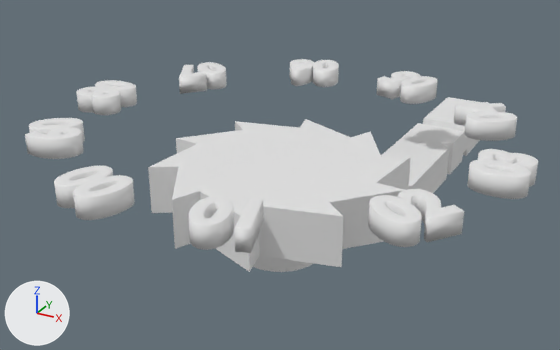
A saved change to the Blender file TriggerSystem.blend.
Rendered twice from a camera (50 mm lens) standing at (33.9, -62.0, 28.5) and looking at (-3.6, 6.2, -5.5). Every picture has the same lights, and +X, +Y and +Z are marked at lower left.

Names of what the first picture shows: 'Cube.001', 'Cylinder.001', 'Cylinder.003', 'Text', 'Text.001', 'Text.002', 'Text.003', 'Text.004', 'Text.005', 'Text.006', 'Text.007', 'Text.008', 'Text.009'.
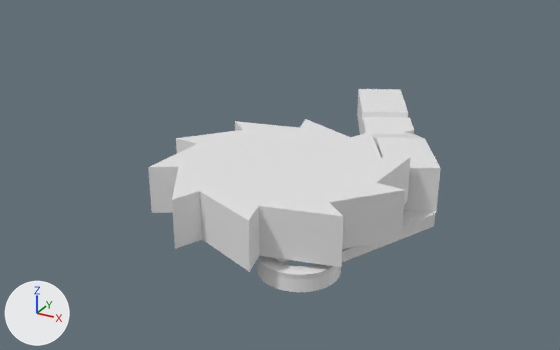
Commit message: Test angle trigger system

Where the change shows, as pixel boxes [x1, y1, x2, y2] in the pictures (560 x 350 px):
'Cube.001', reshaped, moved, turned
    before: [254, 97, 480, 268]
    after: [257, 89, 441, 292]
'Text.001', deleted
    before: [368, 189, 464, 247]
'Text.009', deleted
    before: [54, 165, 135, 220]
'Text', deleted
    before: [188, 196, 264, 253]
'Text.002', deleted
    before: [467, 149, 538, 199]
'Text.008', deleted
    before: [25, 118, 85, 159]
'Text.003', deleted
    before: [453, 102, 517, 141]
'Text.007', deleted
    before: [77, 80, 137, 115]
'Text.004', deleted
    before: [377, 71, 438, 104]
'Text.005', deleted
    before: [290, 59, 339, 87]
'Text.006', deleted
    before: [179, 62, 227, 94]
'Cylinder.003', rescaled
    before: [253, 264, 312, 272]
    after: [277, 258, 290, 262]

What the commit changed:
me_cube_002 is used by ob_cube_001; location (7.6, 35.48, -6.84); scale (5.83, 15.2, 5.59).
me_cube_002 had 364 vertices, 348 faces and spanned x -2.54..0.51, y -2.8..0.27, z -0.36..0.36.
me_cube_002 now has 374 vertices, 356 faces and spans x -2.39..0.68, y -0.43..2.79, z -1.58..-0.4.
me_cube_002 part 1: 364 vertices removed from x -2.54..0.51, y -2.8..0.27, z -0.36..0.36; 374 vertices added at x -2.39..0.68, y -0.43..2.79, z -1.58..-0.4.
Object 'Cube.001' (ob_cube_001) moves from (7.6, 35.48, -6.84) to (13.22, 0.46, 0.01).
Object 'Cube.001' (ob_cube_001) turns from (0, 0, 0) to (-0.1, 0, 26) degrees about x, y and z.
Object 'Cylinder.003' (ob_cylinder_003) is rescaled from (0.495, 0.494, 1.66) to (0.262, 0.261, 1.66).
Object 'Text' (ob_text) is deleted.
Object 'Text.001' (ob_text_001) is deleted.
Object 'Text.002' (ob_text_002) is deleted.
Object 'Text.003' (ob_text_003) is deleted.
Object 'Text.004' (ob_text_004) is deleted.
Object 'Text.005' (ob_text_005) is deleted.
Object 'Text.006' (ob_text_006) is deleted.
Object 'Text.007' (ob_text_007) is deleted.
Object 'Text.008' (ob_text_008) is deleted.
Object 'Text.009' (ob_text_009) is deleted.
